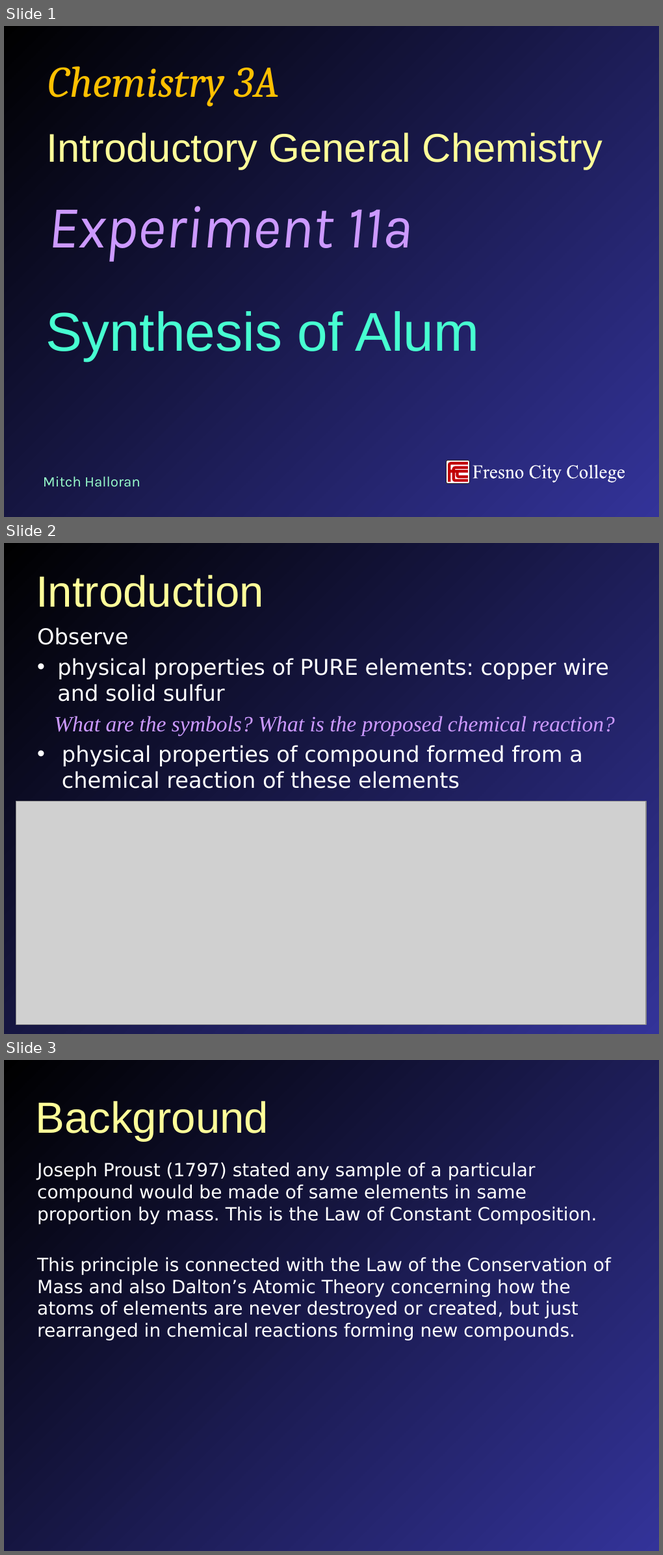
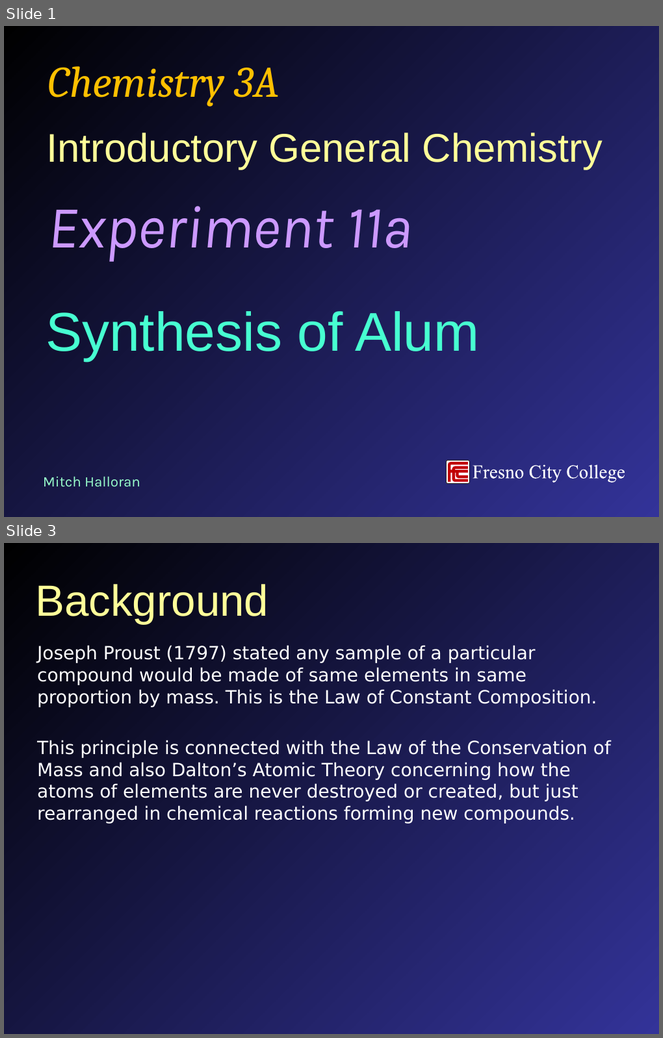
Before and after one commit to mavigozler/mavigozler.github.io, a slide deck: Teaching/Chemistry/Labs/FCC Chem 3A Expt 11a Synthesis of Alum.pptx. Shown one above the other, each under a label of ours: slides 1, 2 and 3 before the commit, slides 1 and 3 after it; the slides between them are not shown. The pictures are 663x1555 and 663x1038 pixels, drawn with LibreOffice and Linux fonts; fonts in the diff are those of the drawing; grey boxes stand for pictures. Boxes give left, top, right and bottom in pixels: in the first picture for what was removed or moved away, otherwise in the second. Text is boxed around its words. In the diff, an @@ line names an element or a change of style, - is before the commit and + after.

```diff
--- a/Teaching/Chemistry/Labs/FCC Chem 3A Expt 11a Synthesis of Alum.pptx
+++ b/Teaching/Chemistry/Labs/FCC Chem 3A Expt 11a Synthesis of Alum.pptx
@@ slide 2 removed at bbox=[4, 543, 659, 1034], background gradient #000000 to #333399 @@
@@ title removed at bbox=[36, 575, 264, 607] @@
-Introduction
@@ text removed at bbox=[37, 627, 615, 789] @@
-Observe
-• physical properties of PURE elements: copper wire and solid sulfur
-  What are the symbols? What is the proposed chemical reaction?
-• physical properties of compound formed from a chemical reaction of these elements
@@ picture removed at bbox=[16, 801, 647, 1025] @@
```
Also in this commit, not shown: 1 slide added, 42 other files.
